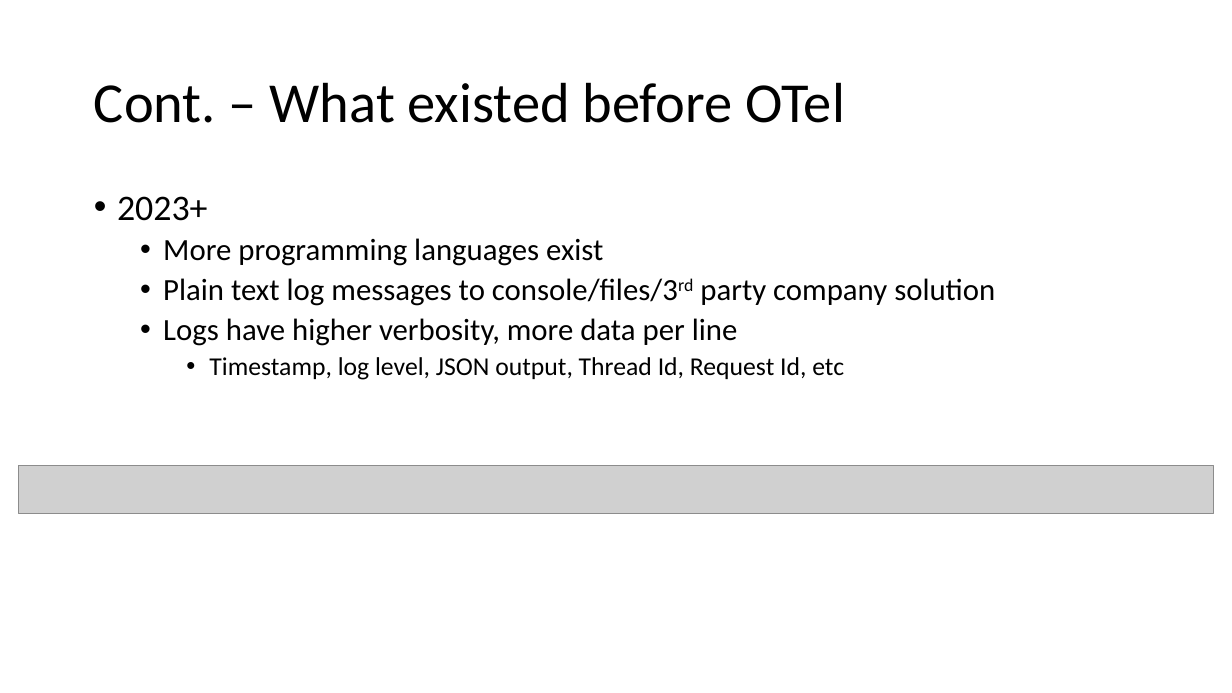
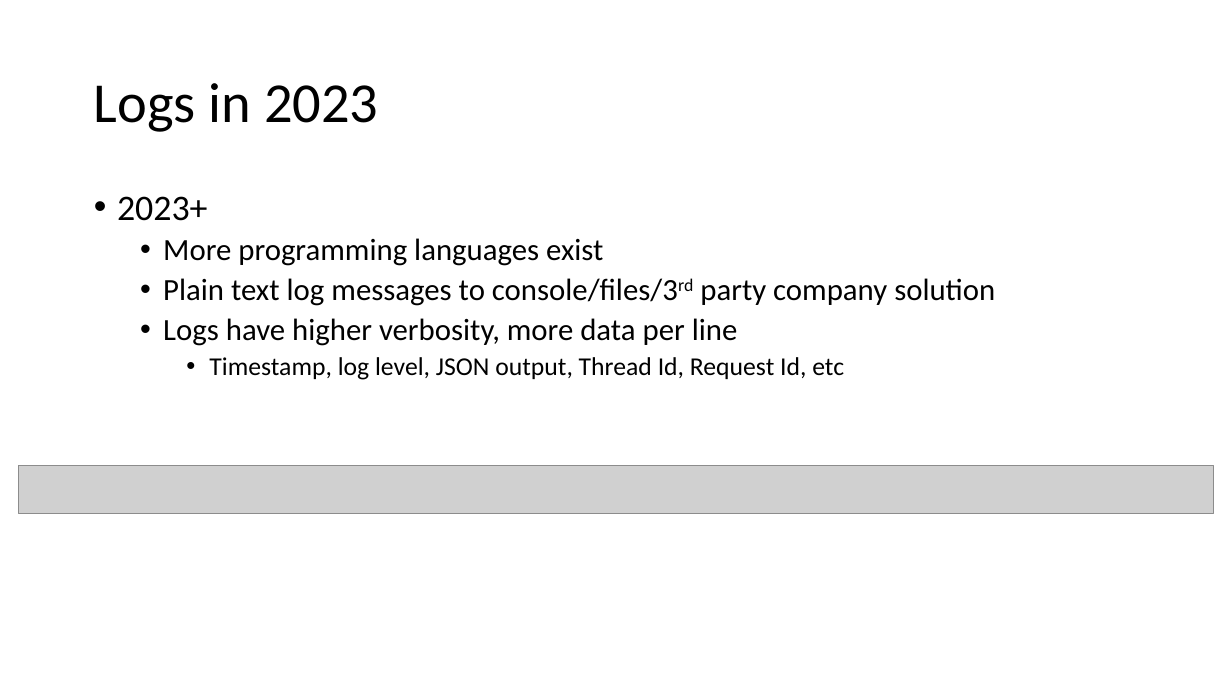
Before and after one commit to ProgrammerAL/Presentations-2023, a slide deck: slide 5 of 2023-03 - Orlando Code Camp - OpenTelemetry/Presentation.pptx. Drawn at 1232x693 pixels with LibreOffice and Linux fonts; fonts in the diff are those of the drawing; grey boxes stand for pictures. Boxes give left, top, right and bottom in pixels: in the first picture for what was removed or moved away, otherwise in the second. Text is boxed around its words. In the diff, an @@ line names an element or a change of style, - is before the commit and + after.

```diff
--- a/2023-03 - Orlando Code Camp - OpenTelemetry/Presentation.pptx
+++ b/2023-03 - Orlando Code Camp - OpenTelemetry/Presentation.pptx
@@ title at (x1=94, y1=83, x2=378, y2=132): text changed @@
-Cont. – What existed before OTel
+Logs in 2023
```
Also in this commit, not shown: 6 other slides changed, 5 slides added.
